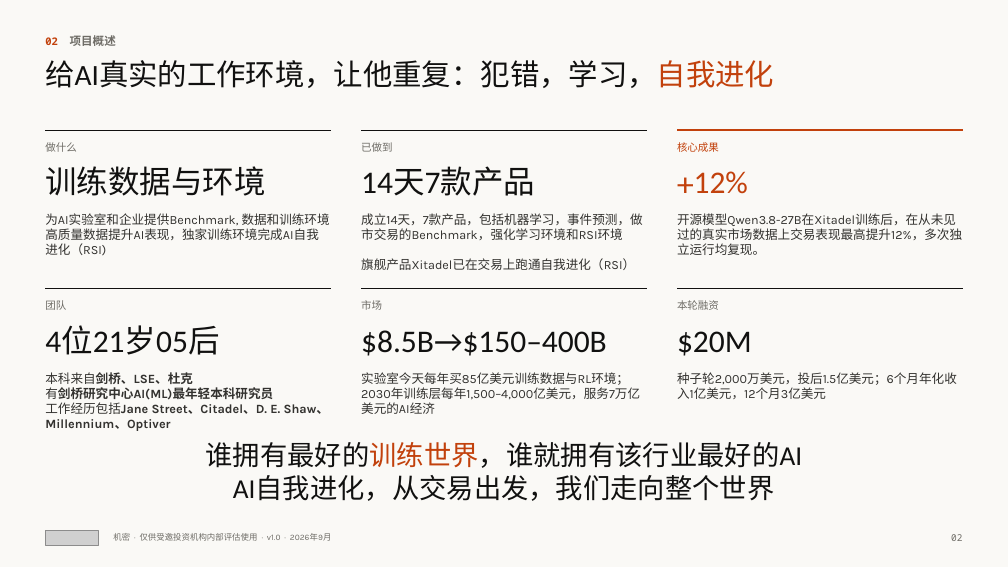
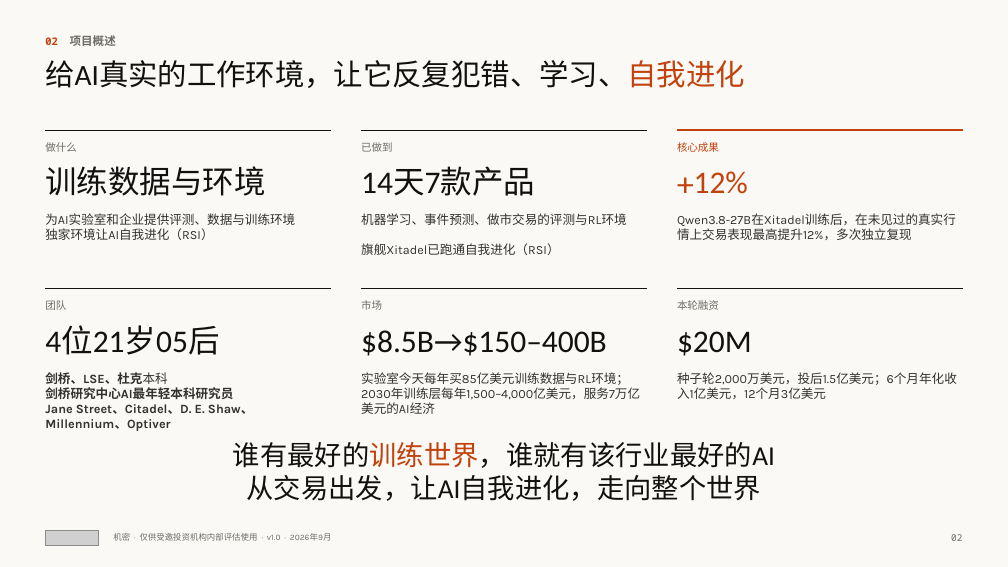
Before and after one commit to wangchen0802/Delta1, a slide deck: slide 2 of SimReal-BP-v17.pptx. Drawn at 1008x567 pixels with LibreOffice and Linux fonts; fonts in the diff are those of the drawing; grey boxes stand for pictures. Boxes give left, top, right and bottom in pixels: in the first picture for what was removed or moved away, otherwise in the second. Text is boxed around its words. In the diff, an @@ line names an element or a change of style, - is before the commit and + after.

```diff
--- a/SimReal-BP-v17.pptx
+++ b/SimReal-BP-v17.pptx
@@ text at [45,60,745,88]: text changed @@
-给AI真实的工作环境，让他重复：犯错，学习，自我进化
+给AI真实的工作环境，让它反复犯错、学习、自我进化
@@ text at [45,213,295,240]: text changed @@
-为AI实验室和企业提供Benchmark, 数据和训练环境
-高质量数据提升AI表现，独家训练环境完成AI自我进化（RSI)
+为AI实验室和企业提供评测、数据与训练环境
+独家环境让AI自我进化（RSI）
@@ text at [361,213,627,255]: text changed @@
-成立14天，7款产品，包括机器学习，事件预测，做市交易的Benchmark，强化学习环境和RSI环境
-旗舰产品Xitadel已在交易上跑通自我进化（RSI）
+机器学习、事件预测、做市交易的评测与RL环境
+旗舰Xitadel已跑通自我进化（RSI）
@@ text at [677,213,956,240]: text changed @@
-开源模型Qwen3.8-27B在Xitadel训练后，在从未见过的真实市场数据上交易表现最高提升12%，多次独立运行均复现。
+Qwen3.8-27B在Xitadel训练后，在未见过的真实行情上交易表现最高提升12%，多次独立复现
@@ text at [45,372,253,431]: text changed @@
-本科来自剑桥、LSE、杜克
-有剑桥研究中心AI(ML)最年轻本科研究员
-工作经历包括Jane Street、Citadel、D. E. Shaw、Millennium、Optiver
+剑桥、LSE、杜克本科
+剑桥研究中心AI最年轻本科研究员
+Jane Street、Citadel、D. E. Shaw、
+Millennium、Optiver
@@ text at [233,442,775,501]: text changed @@
-谁拥有最好的训练世界，谁就拥有该行业最好的AI
-AI自我进化，从交易出发，我们走向整个世界
+谁有最好的训练世界，谁就有该行业最好的AI
+从交易出发，让AI自我进化，走向整个世界
```
Also in this commit, not shown: 17 other slides changed, 2 other files.
